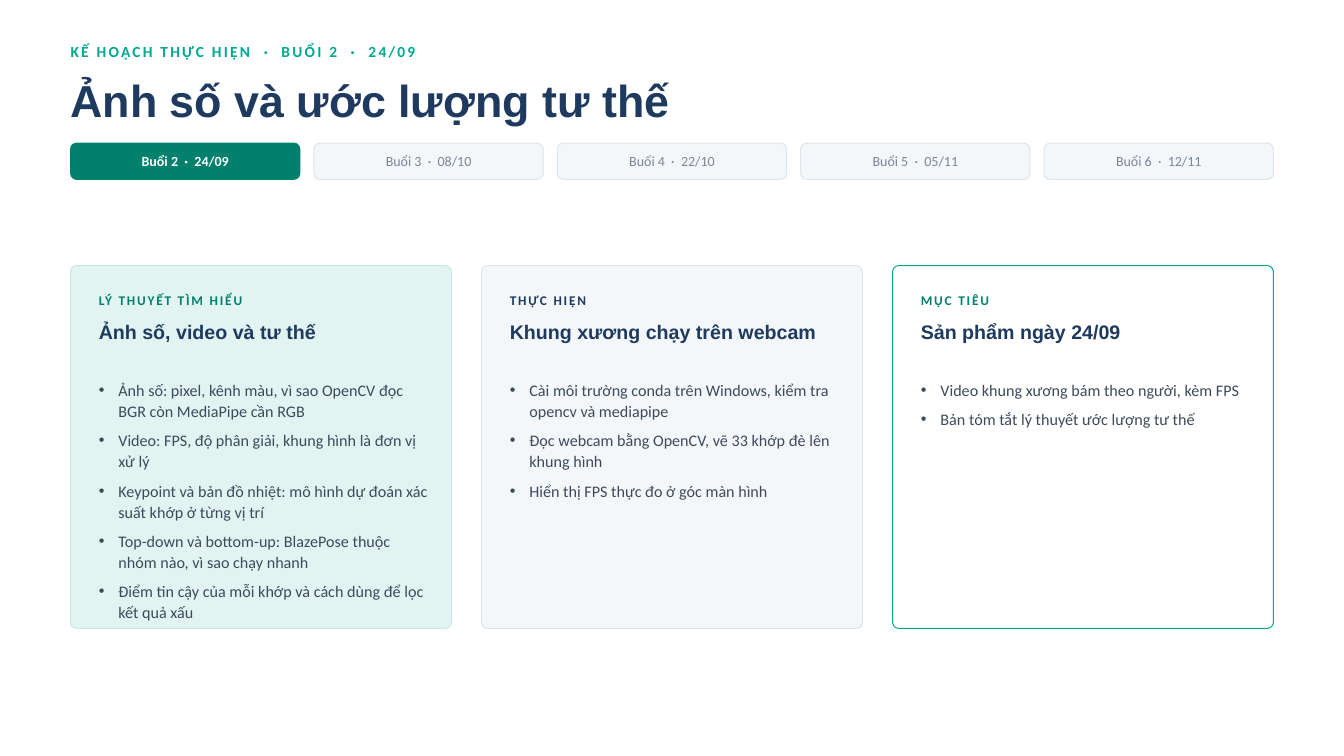
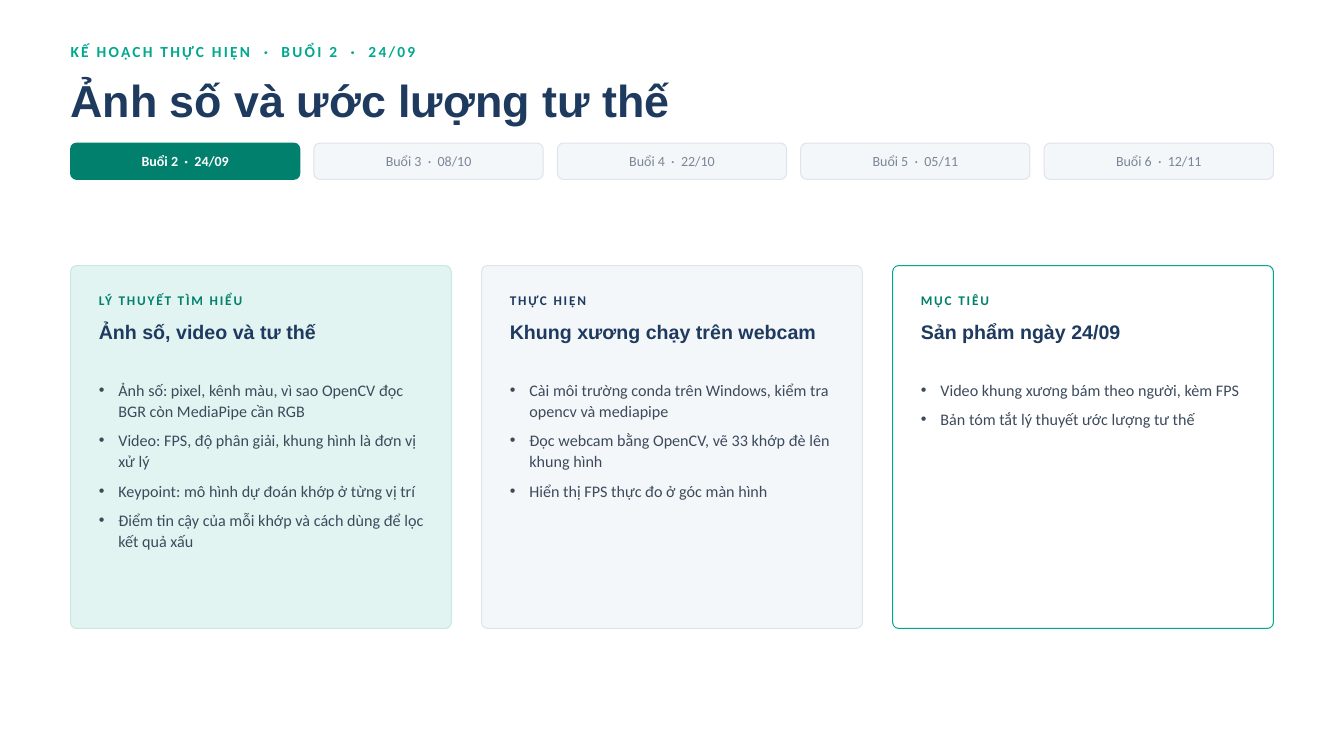
Before and after one commit to tienlamict/cv-action-recognition, a slide deck: slide 4 of slides/bao-cao-buoi-1-nhan-dang-hanh-dong.pptx. Drawn at 1344x756 pixels with LibreOffice and Linux fonts; fonts in the diff are those of the drawing. Boxes give left, top, right and bottom in pixels: in the first picture for what was removed or moved away, otherwise in the second. Text is boxed around its words. In the diff, an @@ line names an element or a change of style, - is before the commit and + after.

```diff
--- a/slides/bao-cao-buoi-1-nhan-dang-hanh-dong.pptx
+++ b/slides/bao-cao-buoi-1-nhan-dang-hanh-dong.pptx
@@ text at bbox=[118, 485, 415, 500]: text changed @@
-• Keypoint và bản đồ nhiệt: mô hình dự đoán xác suất khớp ở từng vị trí
-• Top-down và bottom-up: BlazePose thuộc nhóm nào, vì sao chạy nhanh
+• Keypoint: mô hình dự đoán khớp ở từng vị trí
```
Also in this commit, not shown: 4 other slides changed, 1 other file.
